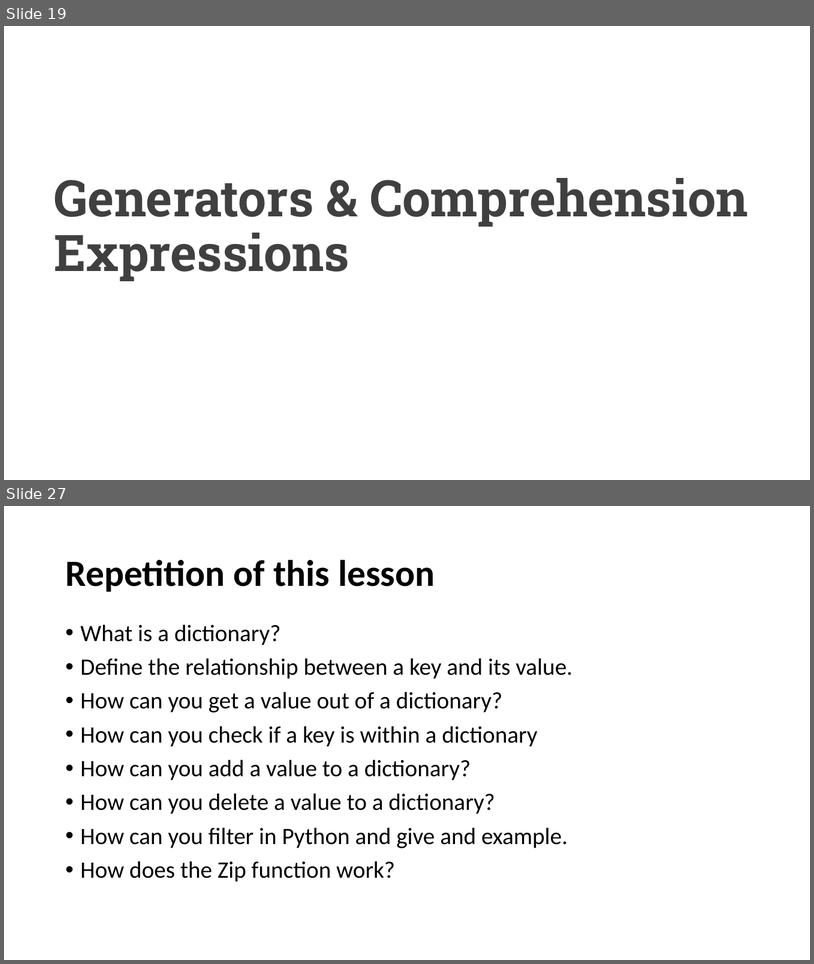
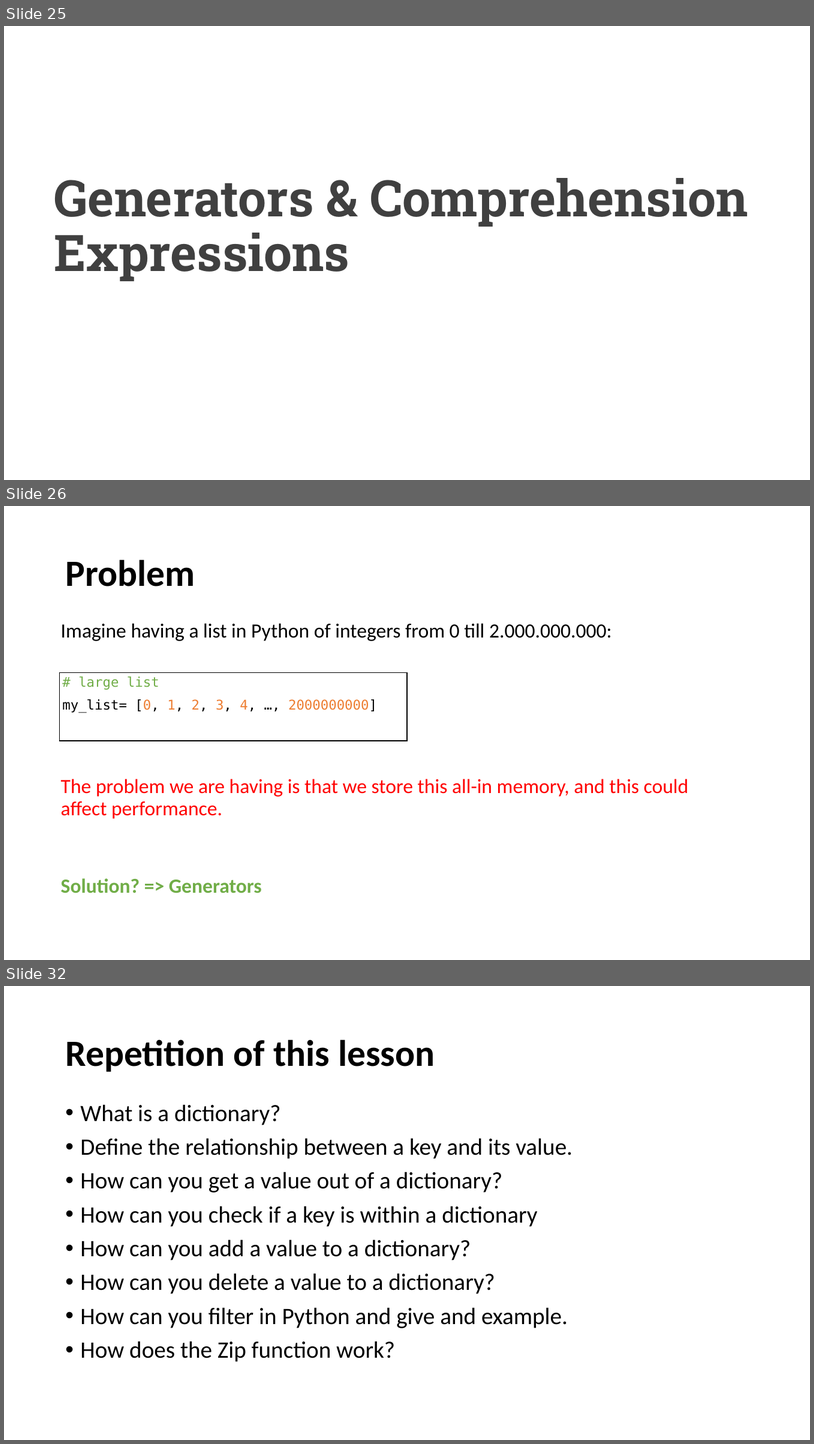
Before and after one commit to UCLL-PR2/exercises, a slide deck: 03-iterable&generators/programming2_iterable.pptx. Shown one above the other, each under a label of ours: slides 19 and 27 before the commit, slides 25, 26 and 32 after it; the slides between them are not shown. The pictures are 814x964 and 814x1444 pixels, drawn with LibreOffice and Linux fonts; fonts in the diff are those of the drawing. Boxes give left, top, right and bottom in pixels: in the first picture for what was removed or moved away, otherwise in the second. Text is boxed around its words. In the diff, an @@ line names an element or a change of style, - is before the commit and + after.

```diff
--- a/03-iterable&generators/programming2_iterable.pptx
+++ b/03-iterable&generators/programming2_iterable.pptx
@@ slide 26 added at (4,506,810,960), background #FFFFFF @@
@@ title added at (65,559,195,586), 44 pt, text #000000, bold @@
+Problem
@@ text added at (61,623,689,893), 24 pt, text #FF0000 @@
+  Imagine having a list in Python of integers from 0 till 2.000.000.000:
+  The problem we are having is that we store this all-in memory, and this could affect performance.
+  Solution? => Generators
@@ rectangle added at (60,672,408,741), outline #000000 1 pt, 16 pt, text #000000 @@
+# large list
+my_list= [0, 1, 2, 3, 4, …, 2000000000]
@@ what was slide 19 is now slide 25 @@
@@ what was slide 27 is now slide 32 @@
```
Also in this commit, not shown: 5 slides changed, 5 other slides added, 1 slide removed, 1 other file.
